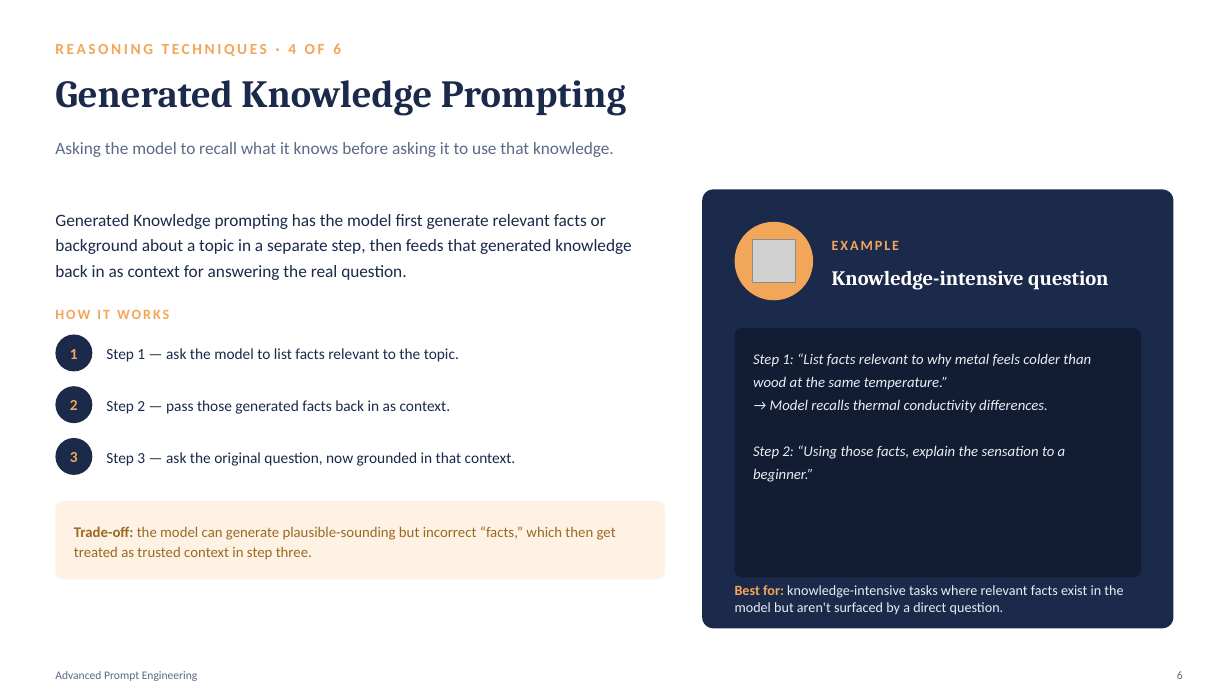
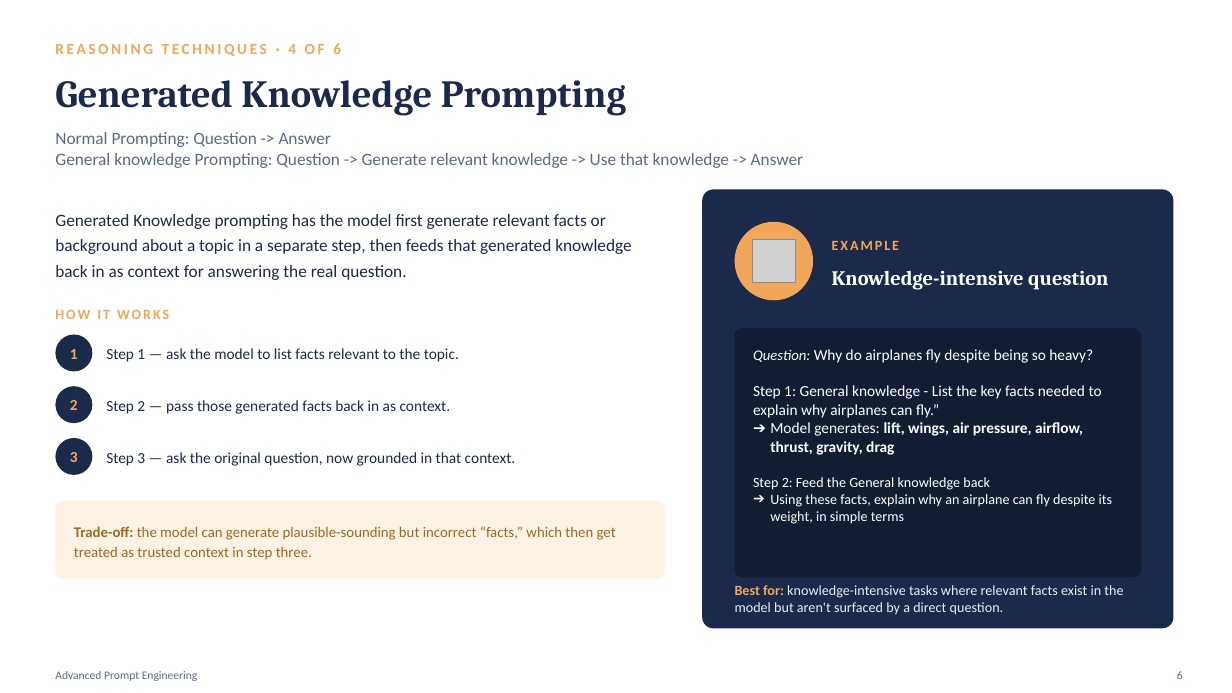
Before and after one commit to atulkahatecdac/genai, a slide deck: slide 6 of Module5_Demo_v1.0/Module5_Advanced_Prompt_Engineering.pptx. Drawn at 1232x693 pixels with LibreOffice and Linux fonts; fonts in the diff are those of the drawing; grey boxes stand for pictures. Boxes give left, top, right and bottom in pixels: in the first picture for what was removed or moved away, otherwise in the second. Text is boxed around its words. In the diff, an @@ line names an element or a change of style, - is before the commit and + after.

```diff
--- a/Module5_Demo_v1.0/Module5_Advanced_Prompt_Engineering.pptx
+++ b/Module5_Demo_v1.0/Module5_Advanced_Prompt_Engineering.pptx
@@ text at [55, 132, 803, 168]: text changed @@
-Asking the model to recall what it knows before asking it to use that knowledge.
+Normal Prompting: Question -> Answer
+General knowledge Prompting: Question -> Generate relevant knowledge -> Use that knowledge -> Answer
@@ text at [753, 349, 1113, 524]: text changed; size 11.5 to 12 pt; text colour #E8EDF5 to #FFFFFF; italic off @@
-Step 1: “List facts relevant to why metal feels colder than wood at the same temperature.”
-→ Model recalls thermal conductivity differences.
-Step 2: “Using those facts, explain the sensation to a beginner.”
+Question: Why do airplanes fly despite being so heavy?
+Step 1: General knowledge - List the key facts needed to explain why airplanes can fly.”
+➔ Model generates: lift, wings, air pressure, airflow, thrust, gravity, drag
+Step 2: Feed the General knowledge back
+➔ Using these facts, explain why an airplane can fly despite its weight, in simple terms
```
Also in this commit, not shown: 3 other slides changed, 3 other files.
